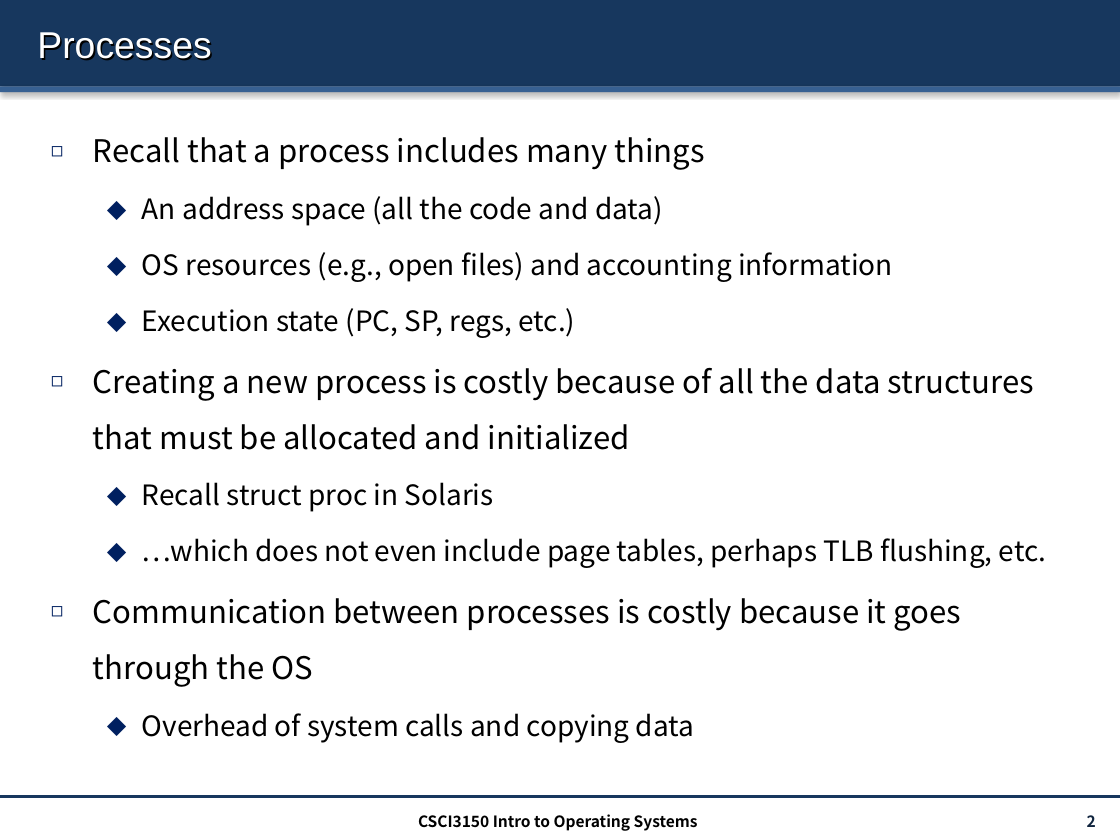
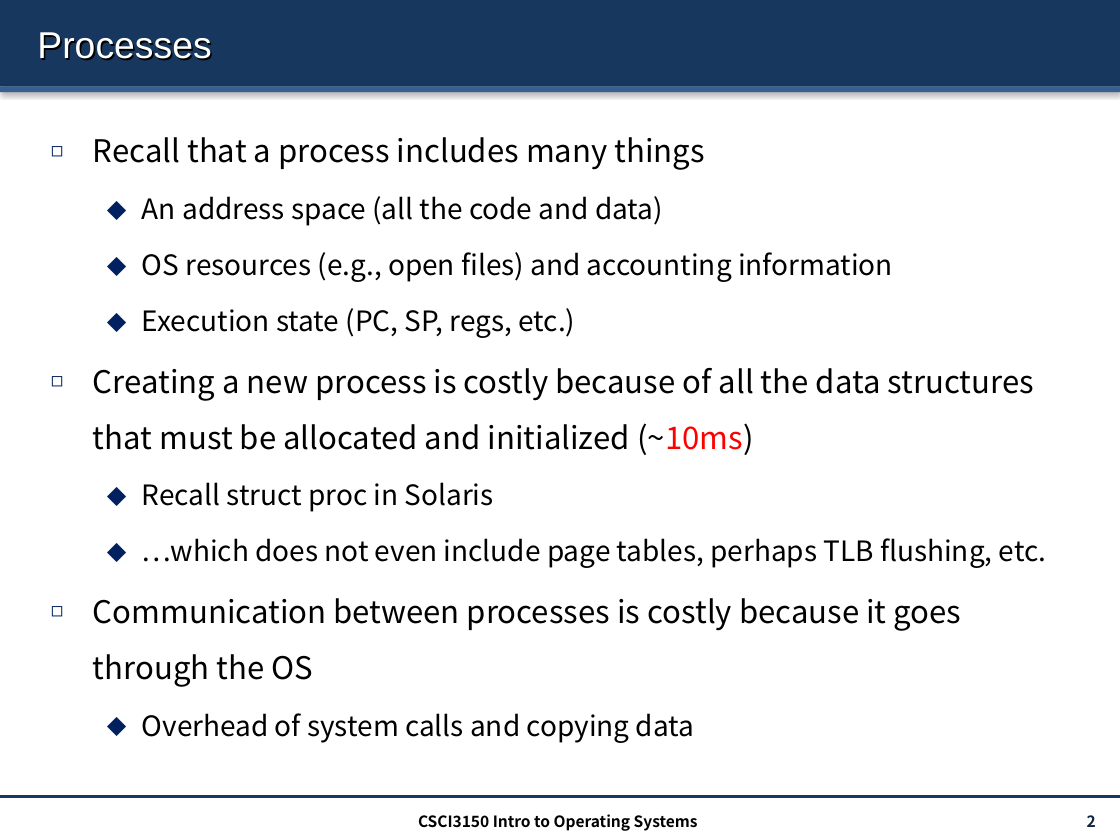
Before and after one commit to henryhxu/CSCI3150, a slide deck: slide 2 of lectures/lec4_threads.pptx. Drawn at 1120x840 pixels with LibreOffice and Linux fonts; fonts in the diff are those of the drawing. Boxes give left, top, right and bottom in pixels: in the first picture for what was removed or moved away, otherwise in the second. Text is boxed around its words. In the diff, an @@ line names an element or a change of style, - is before the commit and + after.

```diff
--- a/lectures/lec4_threads.pptx
+++ b/lectures/lec4_threads.pptx
@@ text at (x1=93, y1=368, x2=1034, y2=455): text changed @@
-◻ Creating a new process is costly because of all the data structures that must be allocated and initialized
+◻ Creating a new process is costly because of all the data structures that must be allocated and initialized (~10ms)
```
Also in this commit, not shown: 2 other slides changed, 1 other file.
